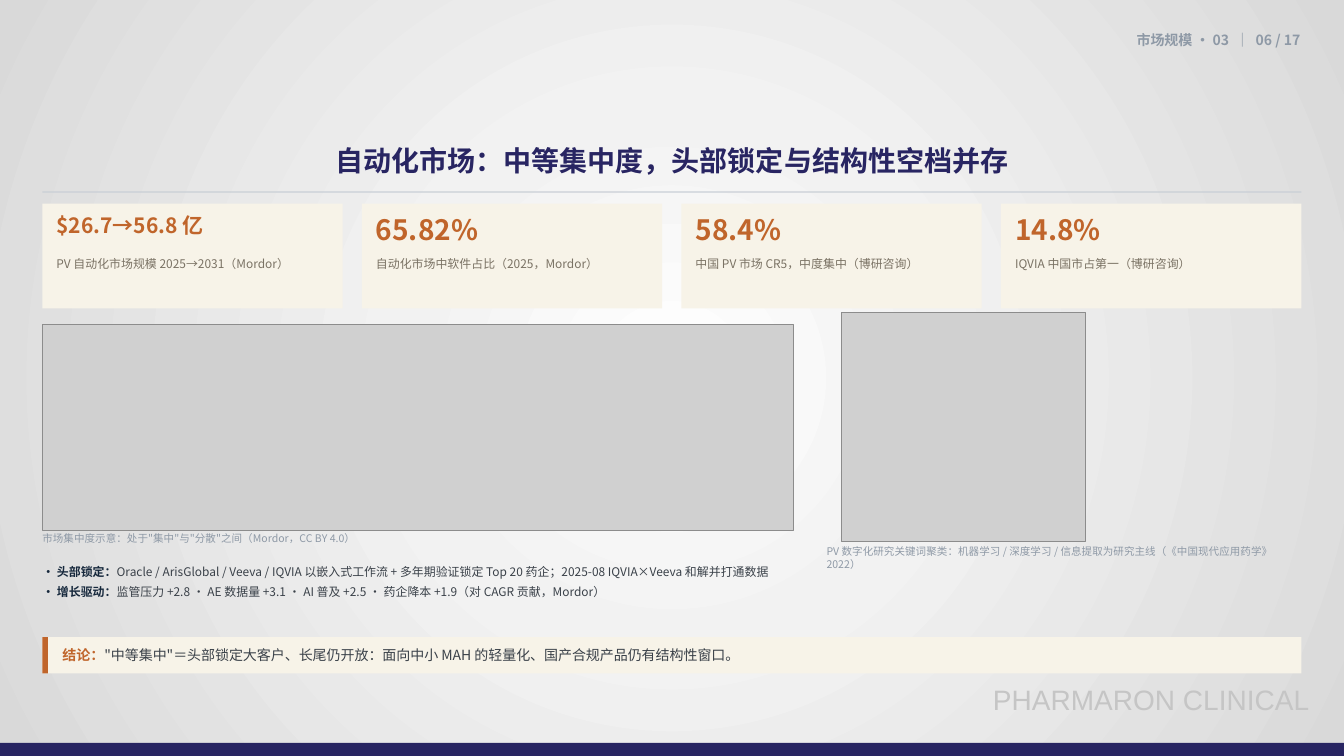
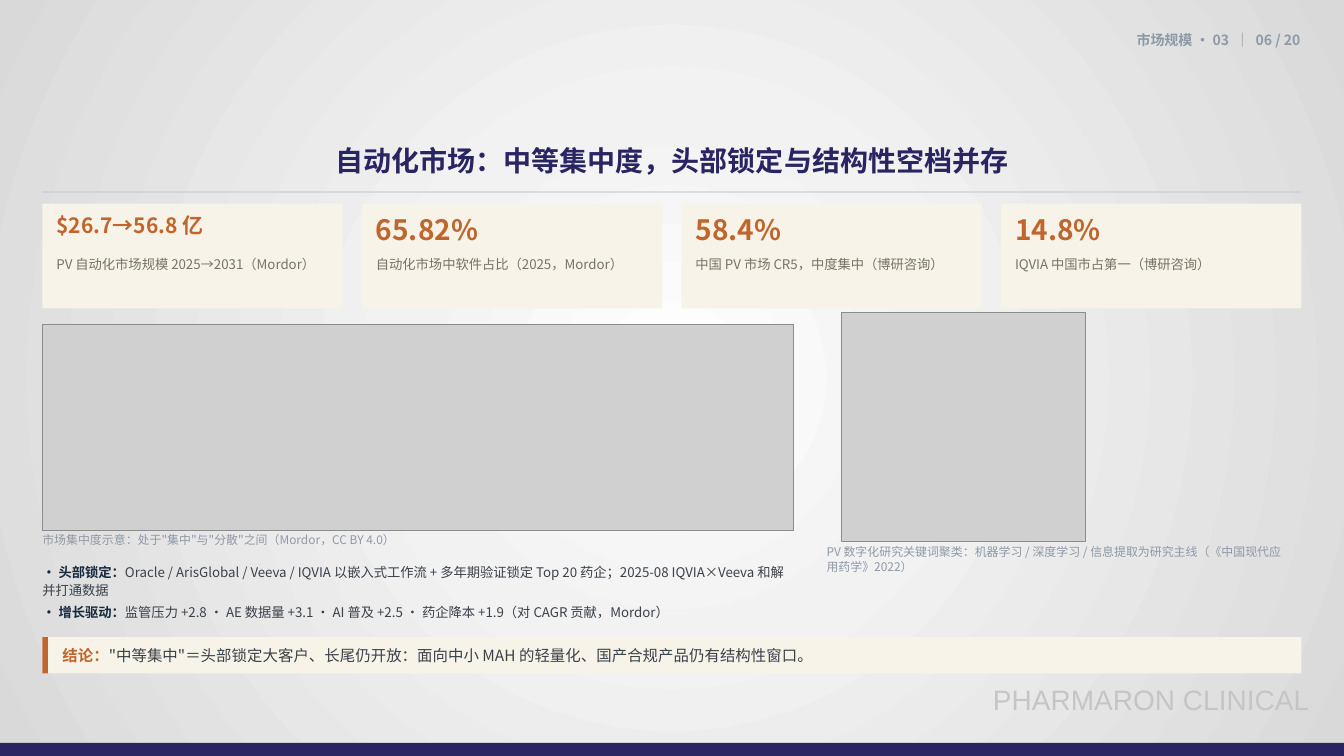
Before and after one commit to Eros-Python/TRAE-CODE, a slide deck: slide 6 of PV数据库市场调研总结-20261111.pptx. Drawn at 1344x756 pixels with LibreOffice and Linux fonts; fonts in the diff are those of the drawing; grey boxes stand for pictures; background and template pictures are left out. Boxes give left, top, right and bottom in pixels: in the first picture for what was removed or moved away, otherwise in the second. Text is boxed around its words. In the diff, an @@ line names an element or a change of style, - is before the commit and + after.

```diff
--- a/PV数据库市场调研总结-20261111.pptx
+++ b/PV数据库市场调研总结-20261111.pptx
@@ text at (1137,33,1300,46): text changed @@
-市场规模 · 03 ｜ 06 / 17
+市场规模 · 03 ｜ 06 / 20
@@ text "市场集中度示意：处于"集中"与"分散"之间（Mordor，CC BY 4.0）" at (42,534,394,545): size 7.5 to 8.5 pt @@
@@ size 8.5 to 9.5 pt in 5 elements at (56,258,315,270), (376,258,623,270), (695,258,944,270), (1015,258,1210,272), (42,565,784,618) @@
@@ text "PV 数字化研究关键词聚类：机器学习 / 深度学习 / ..." at (827,546,1281,572): size 7.5 to 8.5 pt @@
@@ text "结论："中等集中"＝头部锁定大客户、长尾仍开放：面向中小 MAH 的轻量化、国产合规产品仍有结构性窗口。" at (62,648,813,663): size 10 to 11 pt @@
```
Also in this commit, not shown: 12 other slides changed, 3 slides added, 3 other files.
